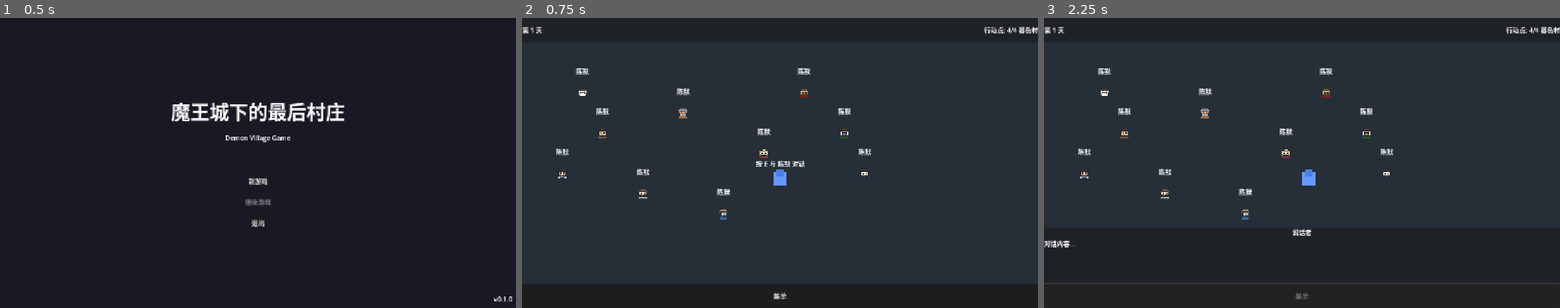
Above: before the commit, frames 1-3 (left to right).
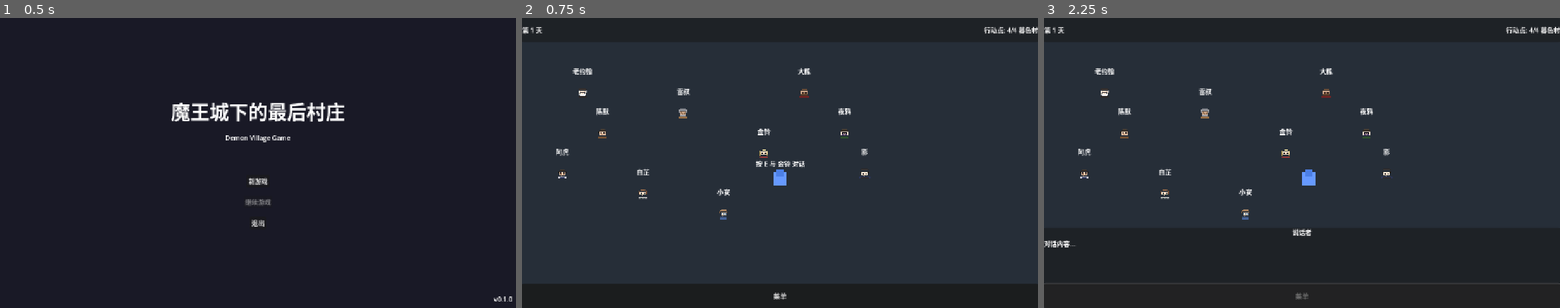
Above: after the commit, the same moments.

Repository: JCVBoss/demon_village_game
Game: Godot game, scene res://scenes/Main.tscn
The game is run twice, just before and just after one commit, with the same random seed, the same clock (stepped at 60 frames per second) and the same inputs.
Inputs:
- Up to frame 1 (0.5 s): no input
- Up to frame 2 (0.75 s): click "新游戏" at 0.5 s
- Up to frame 3 (2.25 s): click "菜单" at 1.25 s; tap Enter (ui_accept) at 2 s; hold Right (ui_right) from 2.03 s (still down); tap E (interact) at 2.1 s

Frame 1 is identical in both runs. In frame 2, 0.4% of the frame differs, in the area x 7-68%, y 17-62%; in frame 3, 0.4%.

Commit message:
fix: 修复村民名称加载问题
- villagers.json 结构为 {"villagers": {...}}
- 正确解析嵌套的 villagers 对象
- 添加错误日志输出

Co-authored-by: Claude <noreply@anthropic.com>

Diff:
--- a/code/scripts/characters/Villager.gd
+++ b/code/scripts/characters/Villager.gd
@@ -80,10 +80,14 @@
 		var json = JSON.new()
 		if json.parse(json_string) == OK:
 			var data = json.data
-			if data.has(villager_id):
-				_villager_data = data[villager_id]
+			# JSON 结构是 {"villagers": {"chenmo": {...}, ...}}
+			var villagers = data.get("villagers", data)
+			if villagers.has(villager_id):
+				_villager_data = villagers[villager_id]
 				villager_name = _villager_data.get("name", villager_name)
 				print("[Villager] 加载 %s 数据成功" % villager_name)
+			else:
+				print("[Villager] 未找到村民 %s 的数据" % villager_id)
 
 
 func _load_sprite() -> void:
